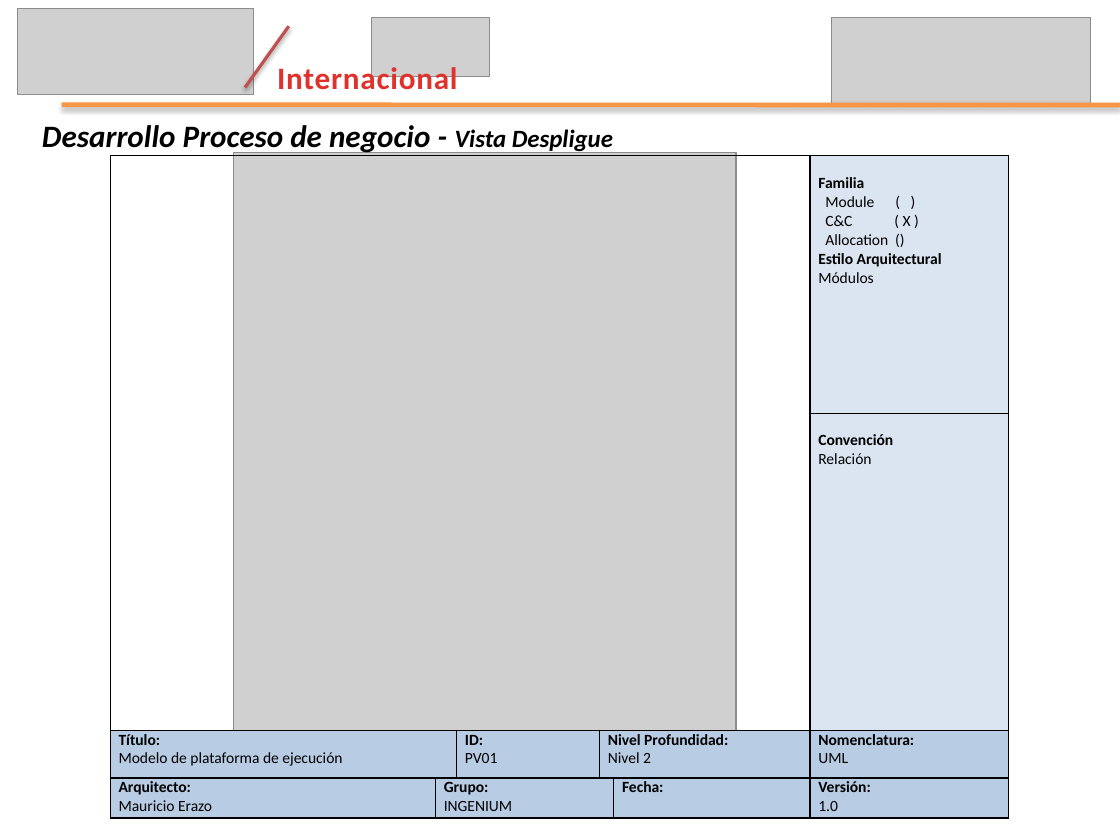
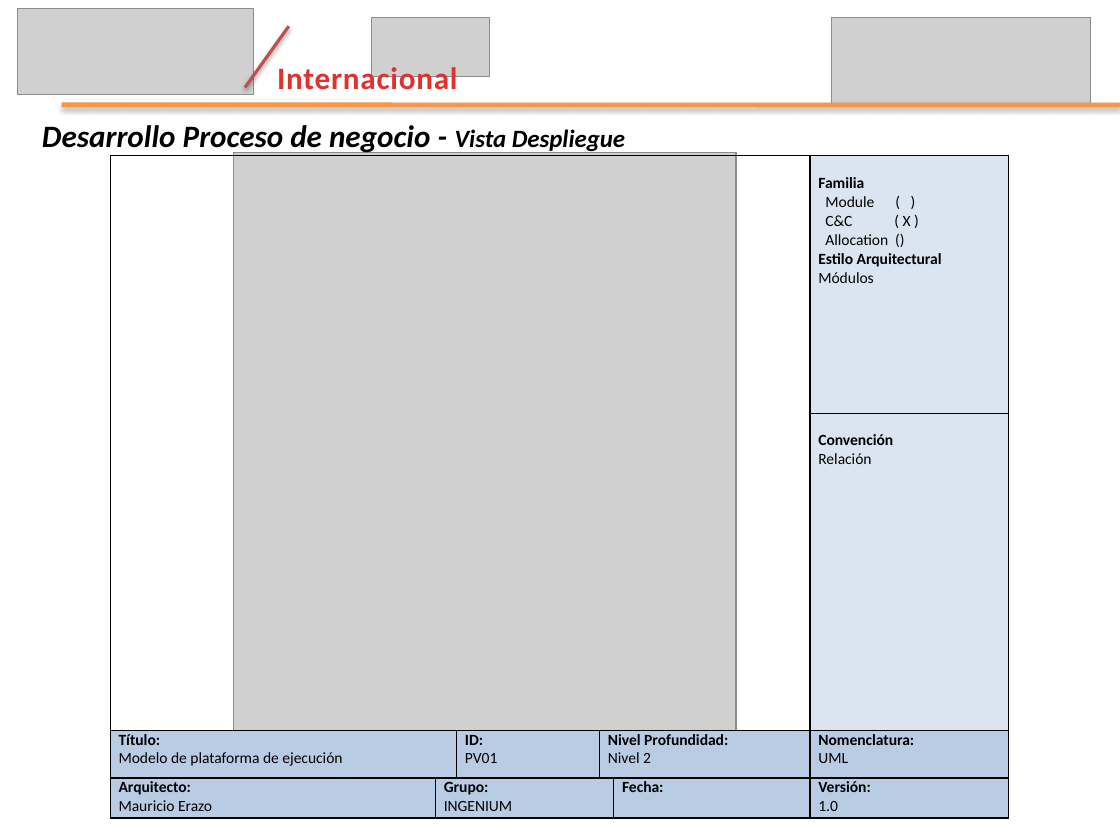
Before and after one commit to leseroth/ingenium-managment, a slide deck: slide 10 of CSOF5200 Proyecto 2/0727PresentacionIngenium.pptx. Drawn at 1120x840 pixels with LibreOffice and Linux fonts; fonts in the diff are those of the drawing; grey boxes stand for pictures. Boxes give left, top, right and bottom in pixels: in the first picture for what was removed or moved away, otherwise in the second. Text is boxed around its words. In the diff, an @@ line names an element or a change of style, - is before the commit and + after.

```diff
--- a/CSOF5200 Proyecto 2/0727PresentacionIngenium.pptx
+++ b/CSOF5200 Proyecto 2/0727PresentacionIngenium.pptx
@@ text at [42,125,625,154]: text changed @@
-  Desarrollo Proceso de negocio - Vista Despligue
+  Desarrollo Proceso de negocio - Vista Despliegue
```
Also in this commit, not shown: 10 other slides changed.
